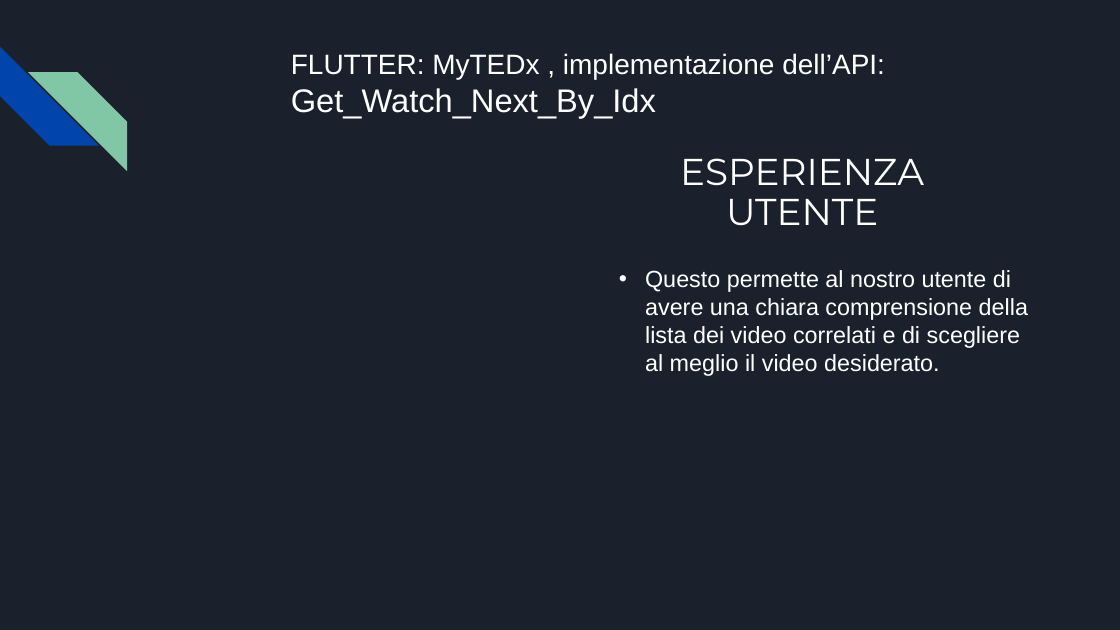
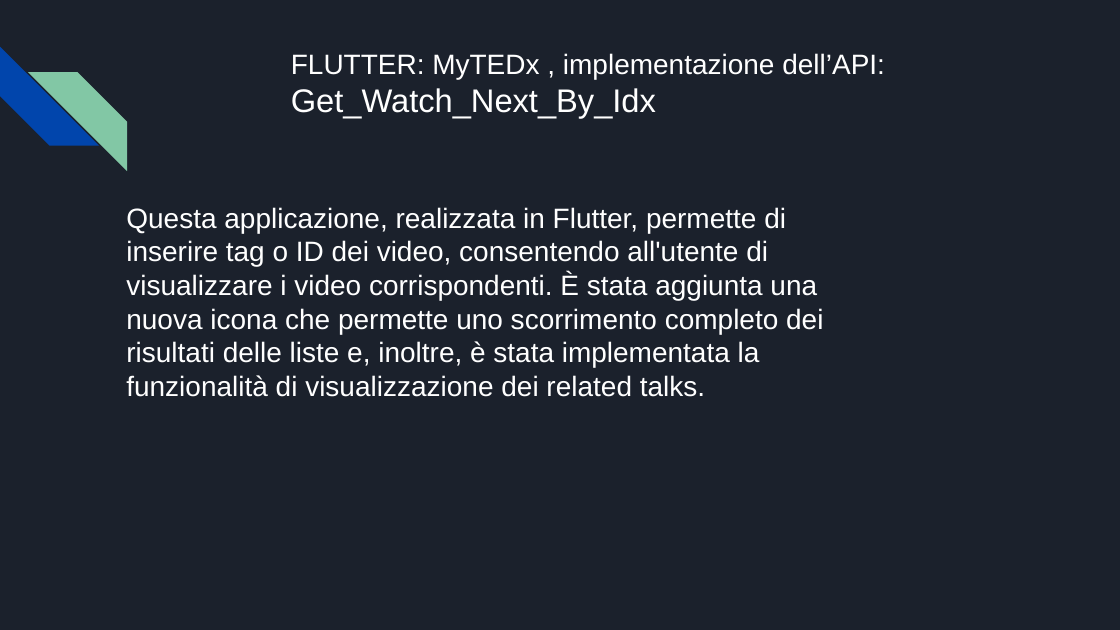
Before and after one commit to Gabriele-Mazzoleni/Progetti_Tec_Cloud_Mobile_2024, a slide deck: slide 3 of Parte 4/Presentazione TedxTok(parte 4).pptx (slide 2 before the commit). Drawn at 1120x630 pixels with LibreOffice and Linux fonts; fonts in the diff are those of the drawing. Boxes give left, top, right and bottom in pixels: in the first picture for what was removed or moved away, otherwise in the second. Text is boxed around its words. In the diff, an @@ line names an element or a change of style, - is before the commit and + after.

Commit message:
presentazione prima parte
ho caricato la prima parte della presentazione con le relative immagini e una piccola descrizione del codice e dell'app

```diff
--- a/Parte 4/Presentazione TedxTok(parte 4).pptx
+++ b/Parte 4/Presentazione TedxTok(parte 4).pptx
@@ title removed at <box>680,158,924,226</box> @@
-ESPERIENZA
-UTENTE
@@ text added at <box>126,207,823,397</box>, 24 pt, text #FFFFFF @@
+Questa applicazione, realizzata in Flutter, permette di inserire tag o ID dei video, consentendo all'utente di visualizzare i video corrispondenti. È stata aggiunta una nuova icona che permette uno scorrimento completo dei risultati delle liste e, inoltre, è stata implementata la funzionalità di visualizzazione dei related talks.
@@ text removed at <box>645,270,1028,376</box> @@
-• Questo permette al nostro utente di avere una chiara comprensione della lista dei video correlati e di scegliere al meglio il video desiderato.
```
Also in this commit, not shown: 4 slides added, 3 slides removed, 12 other files.
